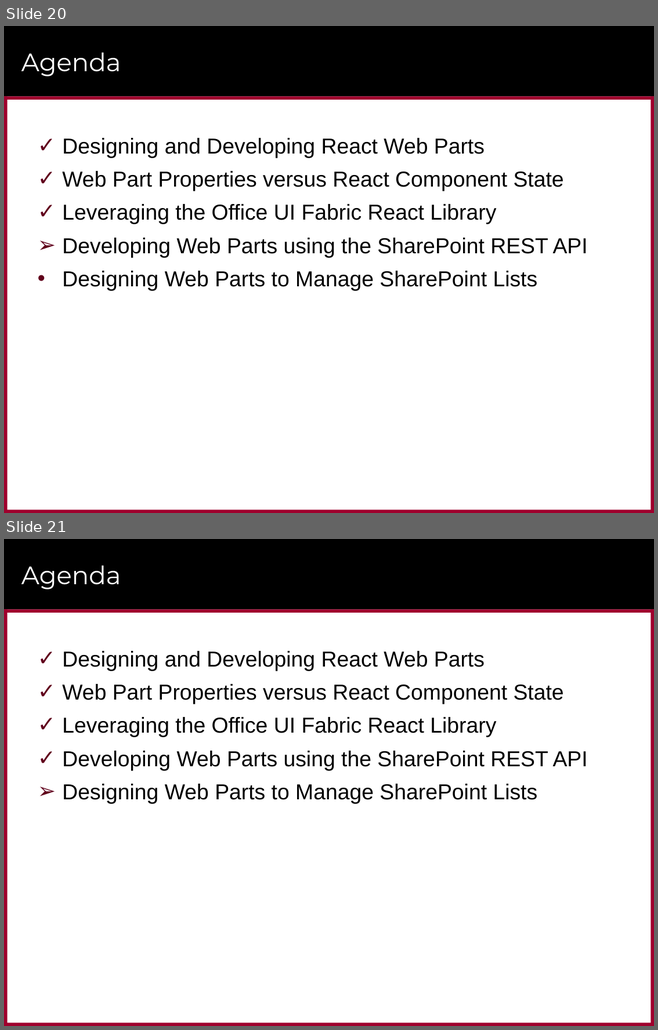
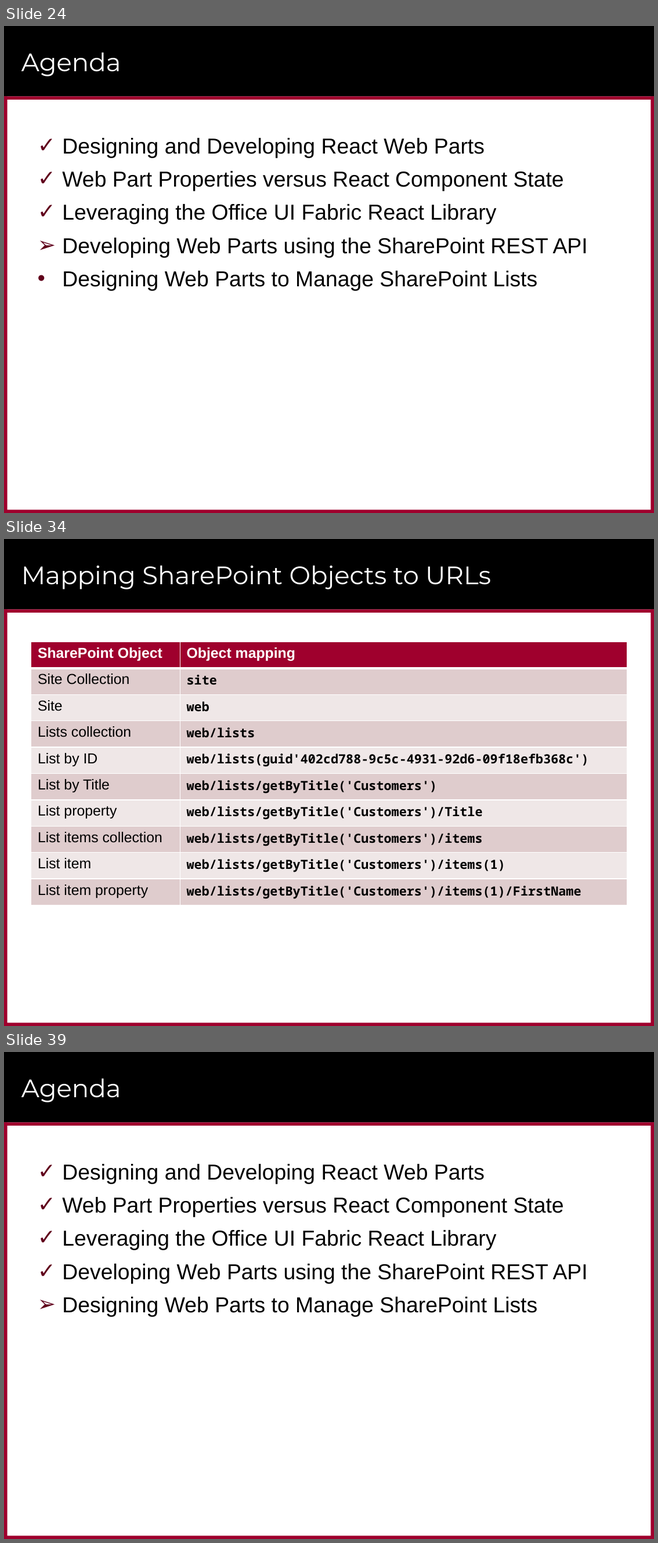
Before and after one commit to CriticalPathTraining/MSD365_Courseware, a slide deck: 05 ReactWebParts.pptx. Shown one above the other, each under a label of ours: slides 20 and 21 before the commit, slides 24, 34 and 39 after it; the slides between them are not shown. The pictures are 658x1030 and 658x1543 pixels, drawn with LibreOffice and Linux fonts; fonts in the diff are those of the drawing; background and template pictures are left out. Boxes give left, top, right and bottom in pixels: in the first picture for what was removed or moved away, otherwise in the second. Text is boxed around its words. In the diff, an @@ line names an element or a change of style, - is before the commit and + after.

```diff
--- a/05 ReactWebParts.pptx
+++ b/05 ReactWebParts.pptx
@@ slide 34 added at bbox=[4, 539, 654, 1026], background #FFFFFF; not listed: 6 template elements that a slide beside it also shows @@
@@ title added at bbox=[21, 565, 491, 589], 28 pt, text #FFFFFF @@
+Mapping SharePoint Objects to URLs
@@ table added at bbox=[31, 642, 627, 906], 10 rows, 2 columns @@
+SharePoint Object | Object mapping
+Site Collection | site
+Site | web
+Lists collection | web/lists
+List by ID | web/lists(guid'402cd788-9c5c-4931-92d6-09f18efb368c')
+List by Title | web/lists/getByTitle('Customers')
+List property | web/lists/getByTitle('Customers')/Title
+List items collection | web/lists/getByTitle('Customers')/items
+List item | web/lists/getByTitle('Customers')/items(1)
+List item property | web/lists/getByTitle('Customers')/items(1)/FirstName
@@ what was slide 20 is now slide 24 @@
@@ what was slide 21 is now slide 39 @@
```
Also in this commit, not shown: 5 slides changed, 23 other slides added, 4 slides removed, 4 other files.
